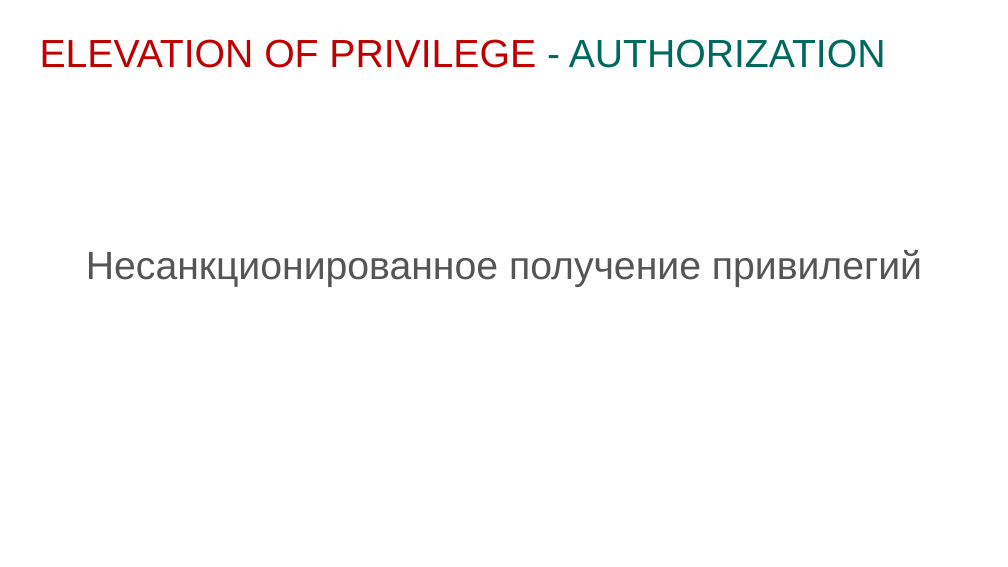
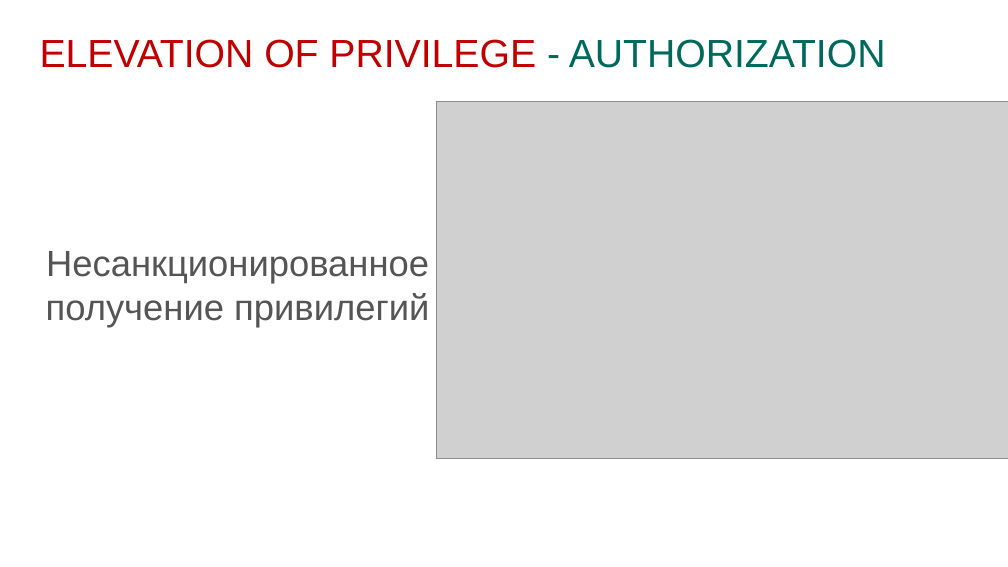
Before and after one commit to prograholic/prograholic.github.io, a slide deck: slide 15 of nsu_31_01_2017/31.01.2017_kutumov.pptx (slide 12 before the commit). Drawn at 1008x567 pixels with LibreOffice and Linux fonts; fonts in the diff are those of the drawing; grey boxes stand for pictures; background and template pictures are left out. Boxes give left, top, right and bottom in pixels: in the first picture for what was removed or moved away, otherwise in the second. Text is boxed around its words. In the diff, an @@ line names an element or a change of style, - is before the commit and + after.

```diff
--- a/nsu_31_01_2017/31.01.2017_kutumov.pptx
+++ b/nsu_31_01_2017/31.01.2017_kutumov.pptx
@@ picture added at box(436, 102, 1008, 459) @@
@@ text "Несанкционированное получение привилегий" at box(46, 251, 429, 328): size 28 to 26 pt @@
```
Also in this commit, not shown: 8 other slides changed, 3 slides added.
